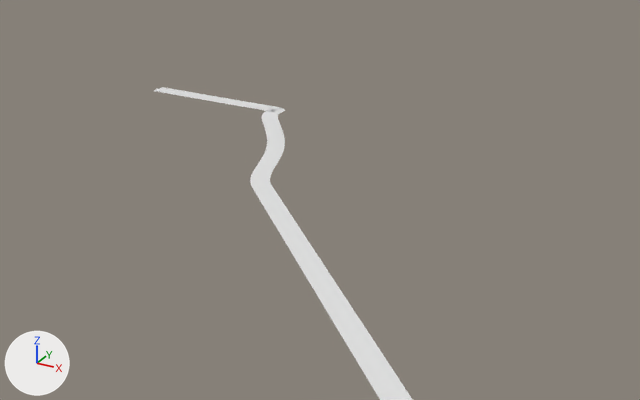
The Blender file lyddaero/new roadblend.blend as it was, and as the next commit left it.
Both versions are drawn from a camera (50 mm lens) standing at (1445.0, -2339.0, 885.0) and looking at (418.0, -472.0, -48.0). The lights are fixed; the arrows at lower left show +X, +Y and +Z.

In view in the first picture: 'new roadblend.001'.
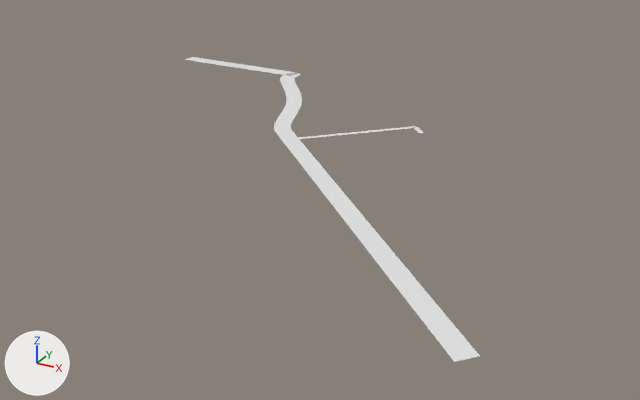
ob_new_roadblend is not drawn itself; it is used by a modifier of ob_new_roadblend_001.

Where the change shows, as pixel boxes (x1, y1, x2, y2) in the pictures (640 x 400 px):
'new roadblend.001', moved
    before: (154, 87, 413, 400)
    after: (185, 57, 480, 362)
'new roadblend HM Coastguard Airbase', added
    after: (298, 126, 424, 139)

Edits to the bpy script that builds the scene:
```text
Add me_plane_001:
    me_plane_001.from_pydata([(-1.0, -1.0, 0.0), (1.0, -1.0, 0.0), (-1.0, 1.0, 0.0), (1.0, 1.0, 0.0), (0.0, -1.0, 0.0), (0.0, 1.0, 0.0), (0.5, -1.0, 0.0), (0.5, 1.0, 0.0), (0.75, -1.0, 0.0), (0.75, 1.0, 0.0), (0.25, 1.0, 0.0), (0.25, -1.0, 0.0), (-0.5, 1.0, 0.0), (-0.5, -1.0, 0.0), (-0.25, -1.0, 0.0), (-0.25, 1.0, 0.0), (-0.75, 1.0, 0.0), (-0.75, -1.0, 0.0)], [], [(8, 1, 3, 9), (14, 4, 5, 15), (11, 6, 7, 10), (6, 8, 9, 7), (4, 11, 10, 5), (17, 13, 12, 16), (13, 14, 15, 12), (0, 17, 16, 2)])
Add cu_nurbspath_001:
    cu_nurbspath_001 = bpy.data.curves.new('NurbsPath.001', 'CURVE')
    cu_nurbspath_001.dimensions = '3D'
    _sp = cu_nurbspath_001.splines.new('NURBS'); _sp.points.add(9)
    _sp.points.foreach_set('co', [-5.603, 6.295, 0.0, 1.0, -5.627, 4.429, 0.0, 1.0, -5.357, 4.098, 0.0, 1.0, -3.796, 2.193, 0.0, 1.0, -2.0, 0.0, 0.0, 1.0, -1.0, 0.0, 0.0, 1.0, 0.0, 0.0, 0.0, 1.0, 1.0, 0.0, 0.0, 1.0, 2.0, 0.0, 0.0, 1.0, 9.934, 0.0, 0.0, 1.0])
    _sp.order_u = 5
    _sp.order_v = 0
    _sp.use_endpoint_u = True
    cu_nurbspath_001.use_path = True
    cu_nurbspath_001.use_path_clamp = True
    cu_nurbspath_001.fill_mode = 'FULL'
Change ob_new_roadblend_001:
    ob_new_roadblend_001.location: (-349.0, 0.0, 0.0) -> (-507.0, 391.0, 0.0)
Change ob_new_roadblend:
    ob_new_roadblend.location: (0.0, 0.0, 0.0) -> (-167.5, 390.8, 0.0)
Add ob_new_roadblend_hm_coastguard_airbase:
    ob_new_roadblend_hm_coastguard_airbase = bpy.data.objects.new('new roadblend HM Coastguard Airbase', me_plane_001)
    ob_new_roadblend_hm_coastguard_airbase.location = (481.0, 81.0, 0.0)
    ob_new_roadblend_hm_coastguard_airbase.rotation_euler = (0.0, 0.0, -2.355)  # degrees (0, 0, -135)
    ob_new_roadblend_hm_coastguard_airbase.scale = (21.6, 7.96, -0.32)
    _m = ob_new_roadblend_hm_coastguard_airbase.modifiers.new('Array', 'ARRAY')
    _m.fit_type = 'FIT_CURVE'
    _m.curve = ob_new_roadblend_hm_coastguard_airbase2
    _m.constant_offset_displace = (0.0, 0.0, 0.0)
    _m = ob_new_roadblend_hm_coastguard_airbase.modifiers.new('Curve', 'CURVE')
    _m.object = ob_new_roadblend_hm_coastguard_airbase2
Add ob_new_roadblend_hm_coastguard_airbase2:
    ob_new_roadblend_hm_coastguard_airbase2 = bpy.data.objects.new('new roadblend HM Coastguard Airbase2', cu_nurbspath_001)
    ob_new_roadblend_hm_coastguard_airbase2.location = (452.8, 59.03, 0.0)
    ob_new_roadblend_hm_coastguard_airbase2.rotation_euler = (0.0, 0.0, -2.355)  # degrees (0, 0, -135)
```
